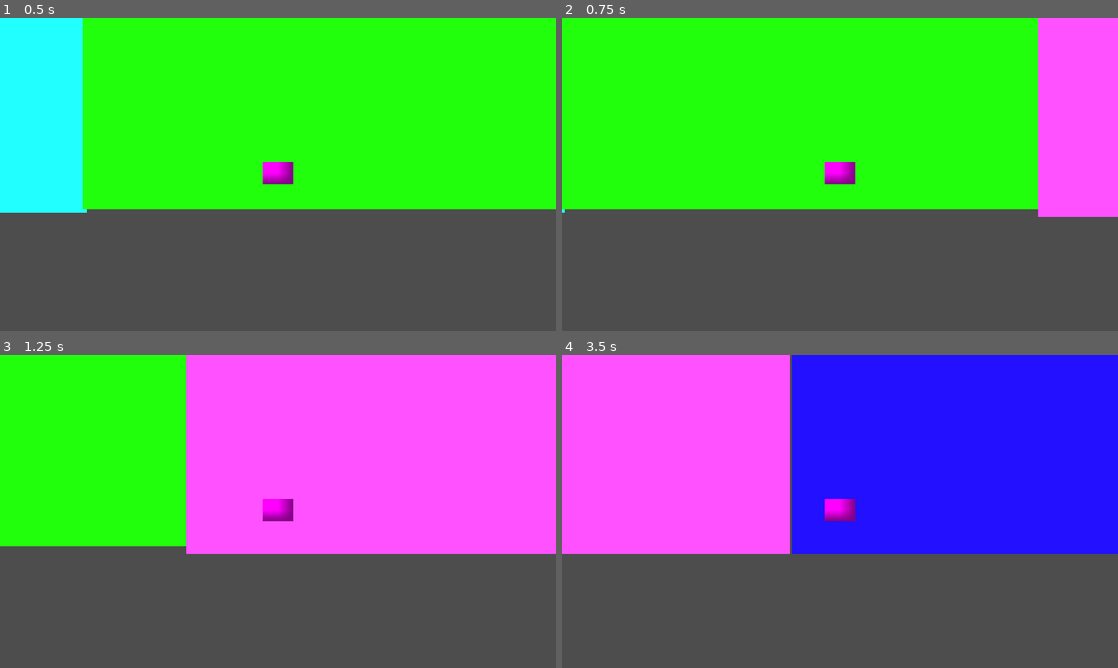
Above: before the commit, frames 1-4 (two rows, left to right).
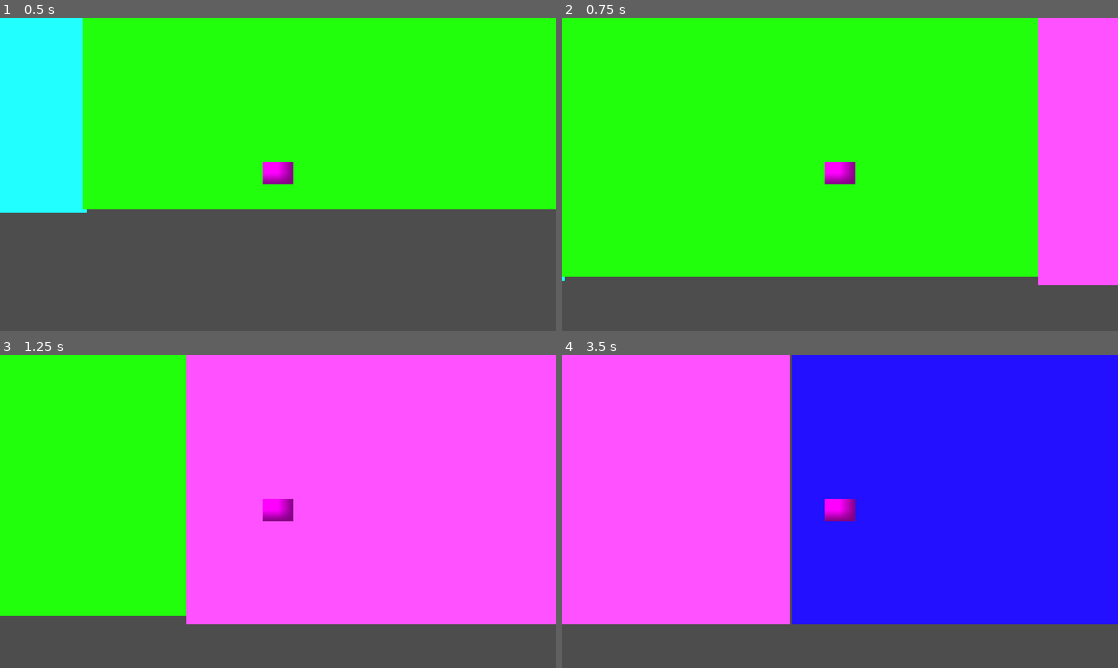
Above: after the commit, the same moments.

Repository: shadowplayzman/project-echo
Game: Godot game, scene res://scenes/levels/TestLevel.tscn
Same seed, same stepped clock (60 frames per second), same inputs: the game is played once before the commit and once after it.
Inputs (mouse positions are in pixels of both pictures, inside the frame that each line leads up to):
- Up to frame 1 (0.5 s): no input
- Up to frame 2 (0.75 s): tap Enter at 0.5 s; move the mouse to (962, 158) at 0.52 s; hold D (move_right) from 0.53 s (still down); tap Space (jump) at 0.6 s; click (962, 158) at 0.67 s
- Up to frame 3 (1.25 s): keep holding D (move_right); tap Space (jump) at 0.77, 1.07 s
- Up to frame 4 (3.5 s): move the mouse to (728, 527) at 1.27 s; tap Alt at 1.35 s; tap Space (jump) at 1.52, 1.55, 1.82, 2.3, 2.85, 3.02, 3.32 s; move the mouse to (895, 442) at 2.02 s; release D (move_right) at 2.03 s; hold A (move_left) 2.03-2.78 s; tap Shift at 2.1 s; move the mouse to (812, 574) at 2.77 s; hold D (move_right) from 2.78 s (still down); click (812, 574) at 2.92 s

Frame 1 is identical in both runs. In frame 2, 22% of the frame differs, in the area x 0-100%, y 61-86%; in frame 3, 22%; in frame 4, 22%.

Commit message:
gravity and jump added

Diff:
--- a/scenes/levels/TestLevel.tscn
+++ b/scenes/levels/TestLevel.tscn
@@ -13,13 +13,14 @@
 z_index = 7
 position = Vector2(0, 1)
 acceleration = 2400.0
-deacceleration = 3500.0
+deacceleration = 2800.0
+Jump_force = -450.0
 
 [node name="StaticBody2D" type="StaticBody2D" parent="." unique_id=767589663]
 physics_material_override = SubResource("PhysicsMaterial_11jfd")
 
 [node name="CollisionShape2D" type="CollisionShape2D" parent="StaticBody2D" unique_id=743814432]
-position = Vector2(4, 73)
+position = Vector2(1, 66)
 shape = SubResource("RectangleShape2D_w20ko")
 
 [node name="ColorRect" type="ColorRect" parent="." unique_id=1357988912]
--- a/scripts/player.gd
+++ b/scripts/player.gd
@@ -6,7 +6,15 @@
 @export var acceleration: float=300.0
 @export var deacceleration: float=300.0
 
+@export_group("Gravity")
+@export var gravity:float=1800.0
+@export var Jump_force:float=-650.0
+@export var Jump_cut_multiplier:float=0.5
+
 func _physics_process(delta: float) -> void:
+	apply_gravity(delta)
+	handle_jump()
+	variable_jump()
 	move_horizontal(delta)
 	move_and_slide()
 
@@ -17,3 +25,15 @@
 		velocity.x=move_toward(velocity.x,direction*max_speed,acceleration*delta)
 	else:
 		velocity.x=move_toward(velocity.x,0.0,deacceleration*delta)
+
+func apply_gravity(delta:float)->void:
+	if not is_on_floor():
+		velocity.y+=gravity*delta
+
+func handle_jump()->void:
+	if Input.is_action_just_pressed("jump") and is_on_floor():
+		velocity.y=Jump_force
+
+func variable_jump()->void:
+	if Input.is_action_just_released("jump") and velocity.y<0:
+		velocity.y*=Jump_cut_multiplier
